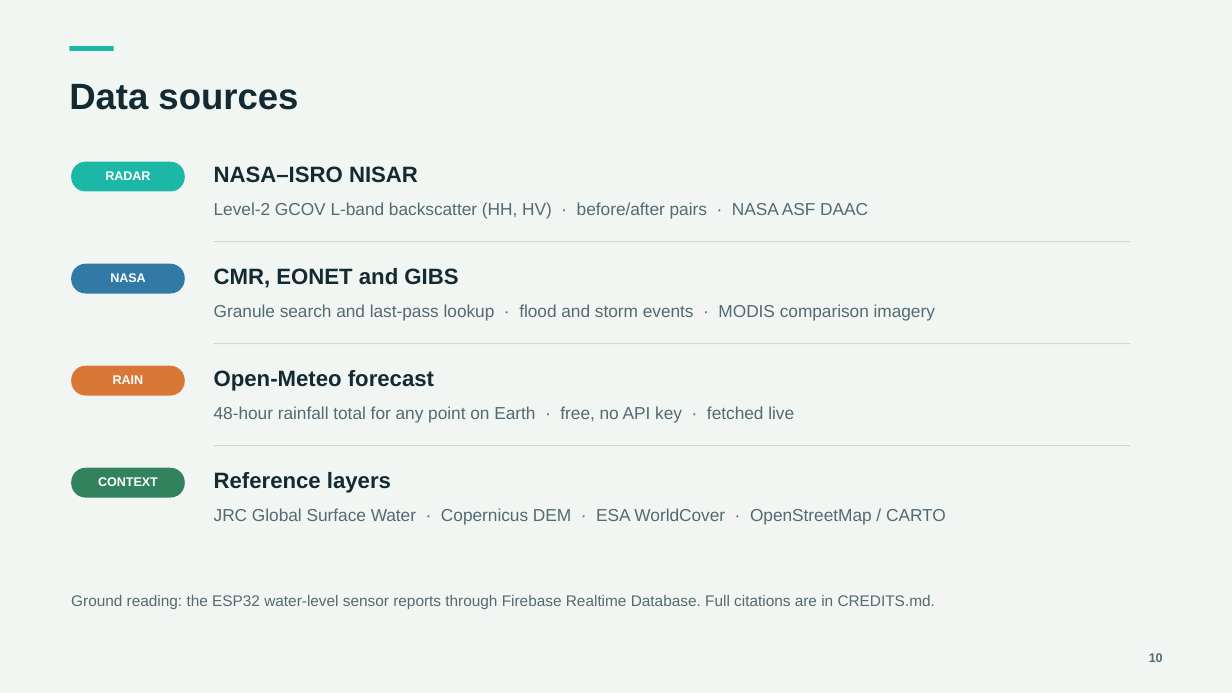
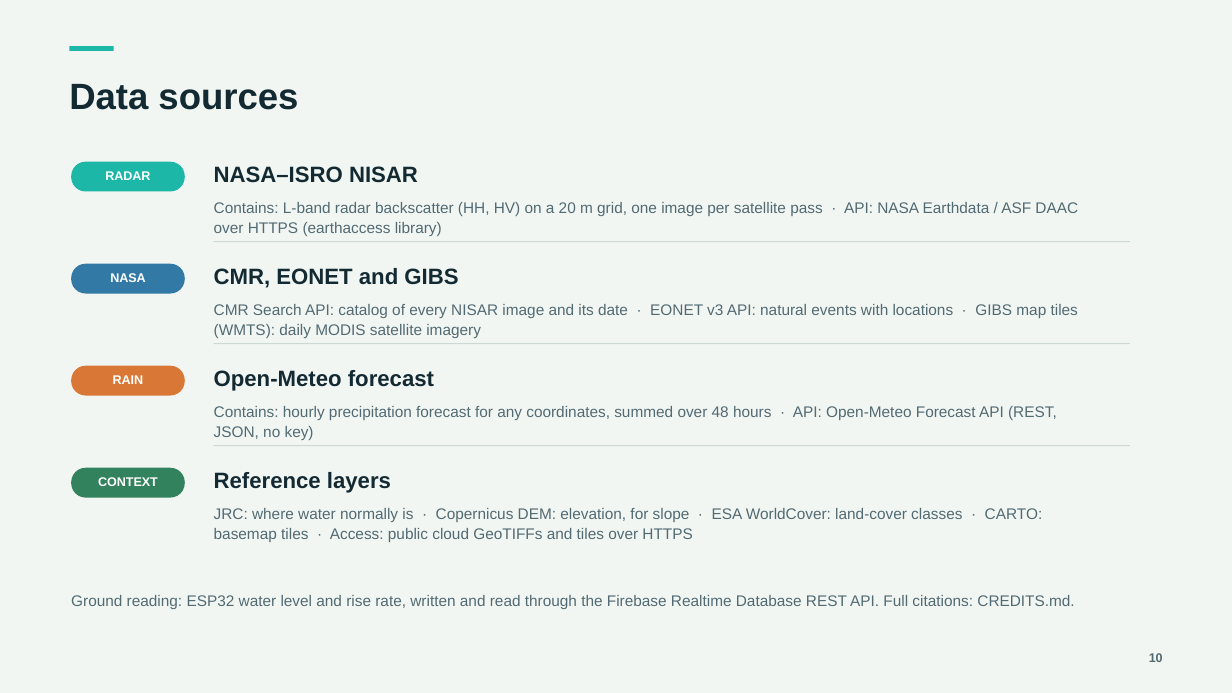
Before and after one commit to Virhamand/TerraWatch-Radar-Flood-Alerts, a slide deck: slide 10 of docs/TerraWatch_Project_Overview.pptx. Drawn at 1232x693 pixels with LibreOffice and Linux fonts; fonts in the diff are those of the drawing. Boxes give left, top, right and bottom in pixels: in the first picture for what was removed or moved away, otherwise in the second. Text is boxed around its words. In the diff, an @@ line names an element or a change of style, - is before the commit and + after.

```diff
--- a/docs/TerraWatch_Project_Overview.pptx
+++ b/docs/TerraWatch_Project_Overview.pptx
@@ text at <box>214,202,1078,236</box>: text changed; size 13.5 to 12 pt @@
-Level-2 GCOV L-band backscatter (HH, HV) · before/after pairs · NASA ASF DAAC
+Contains: L-band radar backscatter (HH, HV) on a 20 m grid, one image per satellite pass · API: NASA Earthdata / ASF DAAC over HTTPS (earthaccess library)
@@ text at <box>214,304,1078,338</box>: text changed; size 13.5 to 12 pt @@
-Granule search and last-pass lookup · flood and storm events · MODIS comparison imagery
+CMR Search API: catalog of every NISAR image and its date · EONET v3 API: natural events with locations · GIBS map tiles (WMTS): daily MODIS satellite imagery
@@ text at <box>214,406,1057,440</box>: text changed; size 13.5 to 12 pt @@
-48-hour rainfall total for any point on Earth · free, no API key · fetched live
+Contains: hourly precipitation forecast for any coordinates, summed over 48 hours · API: Open-Meteo Forecast API (REST, JSON, no key)
@@ text at <box>214,508,1043,542</box>: text changed; size 13.5 to 12 pt @@
-JRC Global Surface Water · Copernicus DEM · ESA WorldCover · OpenStreetMap / CARTO
+JRC: where water normally is · Copernicus DEM: elevation, for slope · ESA WorldCover: land-cover classes · CARTO: basemap tiles · Access: public cloud GeoTIFFs and tiles over HTTPS
@@ text at <box>71,595,1074,609</box>: text changed @@
-Ground reading: the ESP32 water-level sensor reports through Firebase Realtime Database. Full citations are in CREDITS.md.
+Ground reading: ESP32 water level and rise rate, written and read through the Firebase Realtime Database REST API. Full citations: CREDITS.md.
```
Also in this commit, not shown: 1 other slide changed.
